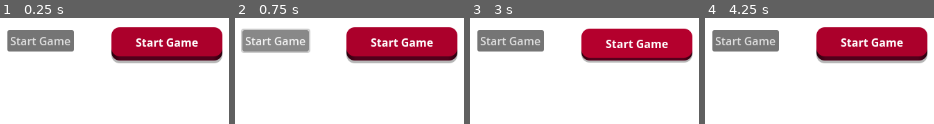
Above: before the commit, frames 1-4 (left to right).
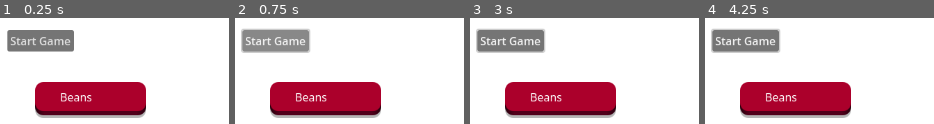
Above: after the commit, the same moments.

Repository: artmouse155/godot_animated_button
Game: Godot game, scene res://Assets/main.tscn
Two runs of this game, one before a commit and one after it. Both use one fixed random seed, a clock stepped at 60 frames per second and the inputs below.
Inputs (mouse positions are in pixels of both pictures, inside the frame that each line leads up to):
- Up to frame 1 (0.25 s): no input
- Up to frame 2 (0.75 s): click "Start Game" at 0.5 s
- Up to frame 3 (3 s): click "Start Game" at 1.25 s; click "Start Game" at 2 s; tap Enter at 2.75 s; move the mouse to (637, 43) at 2.77 s; click (637, 43) at 2.92 s
- Up to frame 4 (4.25 s): tap Space at 3.5 s; move the mouse to (outside the picture) at 3.52 s; click (outside the picture) at 3.67 s

The runs differ from the first frame. In frame 1, 32% of the frame differs, in the area x 15-98%, y 8-95%; in frame 2, 32%; in frame 3, 32%; in frame 4, 33%, in the area x 2-98%, y 8-95%.

Commit message:
trying some things

Diff:
--- a/Animated Button/fancy.gd
+++ b/Animated Button/animated_button.gd
@@ -1,7 +1,28 @@
+@tool
+
 extends Control
 
-@export var anim_player : AnimationPlayer
-@export var button_color : Color
+@onready var anim_player : AnimationPlayer = $AnimationPlayer
+@onready var top : Panel = $Control/Control/Top
+@onready var text_box : RichTextLabel = $Control/Control/Top/RichTextLabel
+
+@export_multiline var button_text : String = "Animated Button":
+	get:
+		return button_text
+	set(value):
+		await ready
+		push_warning("text!", name, value)
+		text_box.text = value
+		propagate_call("update")
+		button_text = value
+
+@export var button_color : Color = Color(0.66796875, 0, 0):
+	get:
+		return button_color
+	set(value):
+		print("color!", name, value)
+		propagate_call("update")
+		button_color = value
 
 var disabled : bool = false
 
@@ -37,7 +58,6 @@
 					play_anim("released")
 					pressed.emit()
 
-
 func play_anim(anim_name : String):
 	print(anim_name)
 	if not (anim_name == anim_player.get_current_animation()):
--- a/Animated Button/fancy.tscn
+++ b/Animated Button/animated_button.tscn
@@ -1,6 +1,7 @@
-[gd_scene load_steps=9 format=3 uid="uid://bnq5olp743jhl"]
-
-[ext_resource type="Script" path="res://Animated Button/fancy.gd" id="1_6cjm1"]
+[gd_scene load_steps=10 format=3 uid="uid://bnq5olp743jhl"]
+
+[ext_resource type="Script" path="res://Animated Button/animated_button.gd" id="1_pjr4u"]
+[ext_resource type="Theme" uid="uid://c5wj4lhj04ho6" path="res://game_theme.tres" id="1_s023k"]
 [ext_resource type="Theme" uid="uid://bbwtwtgyr0wp1" path="res://Animated Button/fancy_button.tres" id="1_u4ang"]
 
 [sub_resource type="Animation" id="Animation_8sjs1"]
@@ -189,7 +190,7 @@
 "released": SubResource("Animation_v67v0")
 }
 
-[node name="Fancy" type="Control" node_paths=PackedStringArray("anim_player")]
+[node name="AnimatedButton" type="Control"]
 custom_minimum_size = Vector2(160, 48)
 layout_mode = 3
 anchors_preset = 0
@@ -198,9 +199,9 @@
 focus_mode = 2
 mouse_force_pass_scroll_events = false
 mouse_default_cursor_shape = 2
-script = ExtResource("1_6cjm1")
-anim_player = NodePath("AnimationPlayer")
-button_color = Color(0.2, 0.615686, 0.25098, 1)
+theme = ExtResource("1_s023k")
+script = ExtResource("1_pjr4u")
+button_color = Color(0.498039, 0.721569, 0, 1)
 
 [node name="ShadowMargin" type="MarginContainer" parent="."]
 layout_mode = 1
@@ -303,7 +304,7 @@
 mouse_filter = 2
 theme = ExtResource("1_u4ang")
 bbcode_enabled = true
-text = "[b]Start Game[/b]"
+text = "Animated Button"
 fit_content = true
 autowrap_mode = 0
 
--- a/Assets/main.gd
+++ b/Assets/main.gd
@@ -3,5 +3,6 @@
 @export var fancy_button : PackedScene
 
 func _ready():
+	return 0
 	for i in range(20):
 		$GridContainer.add_child(fancy_button.instantiate())
--- a/Assets/main.tscn
+++ b/Assets/main.tscn
@@ -1,7 +1,7 @@
 [gd_scene load_steps=3 format=3 uid="uid://87t52mnd4aha"]
 
 [ext_resource type="Script" path="res://Assets/main.gd" id="1_aajlr"]
-[ext_resource type="PackedScene" uid="uid://bnq5olp743jhl" path="res://Animated Button/fancy.tscn" id="2_2q41m"]
+[ext_resource type="PackedScene" uid="uid://bnq5olp743jhl" path="res://Animated Button/animated_button.tscn" id="2_2q41m"]
 
 [node name="Node2D" type="Node2D"]
 script = ExtResource("1_aajlr")
@@ -13,18 +13,12 @@
 offset_right = 2259.0
 offset_bottom = 1295.0
 
-[node name="Fancy" parent="." instance=ExtResource("2_2q41m")]
-offset_left = 325.0
-offset_top = 61.0
-offset_right = 485.0
-offset_bottom = 109.0
-
-[node name="Button" parent="." instance=ExtResource("2_2q41m")]
-visible = false
-offset_left = 78.0
-offset_top = 65.0
-offset_right = 203.0
-offset_bottom = 108.0
+[node name="AnimatedButton" parent="." instance=ExtResource("2_2q41m")]
+offset_left = 215.0
+offset_top = 140.0
+offset_right = 375.0
+offset_bottom = 188.0
+button_text = "Beans"
 
 [node name="GridContainer" type="GridContainer" parent="."]
 visible = false
Not shown, added: Animated Button/ani7ECF.tmp
Not shown, added: Animated Button/ani859E.tmp
